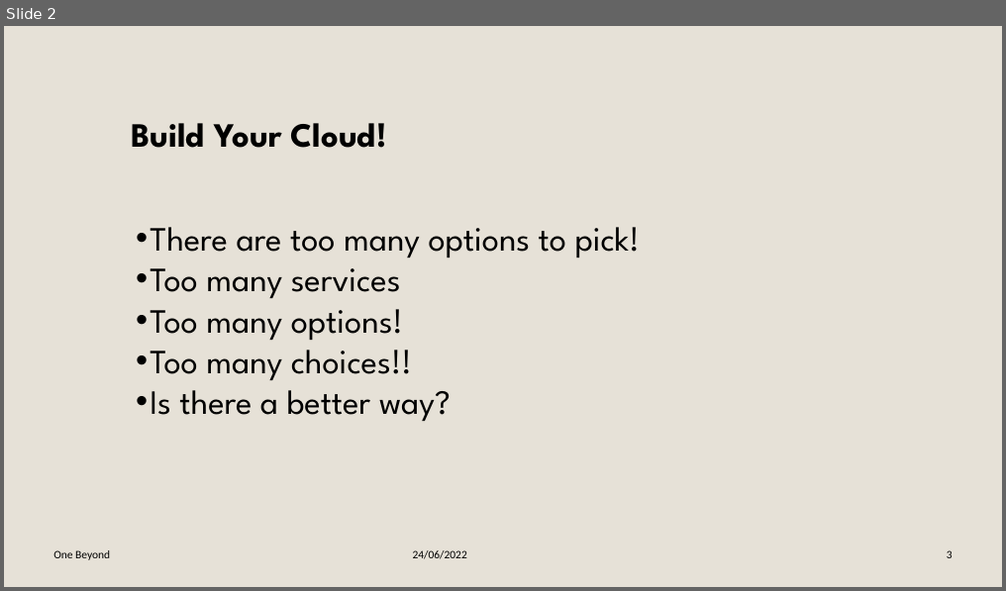
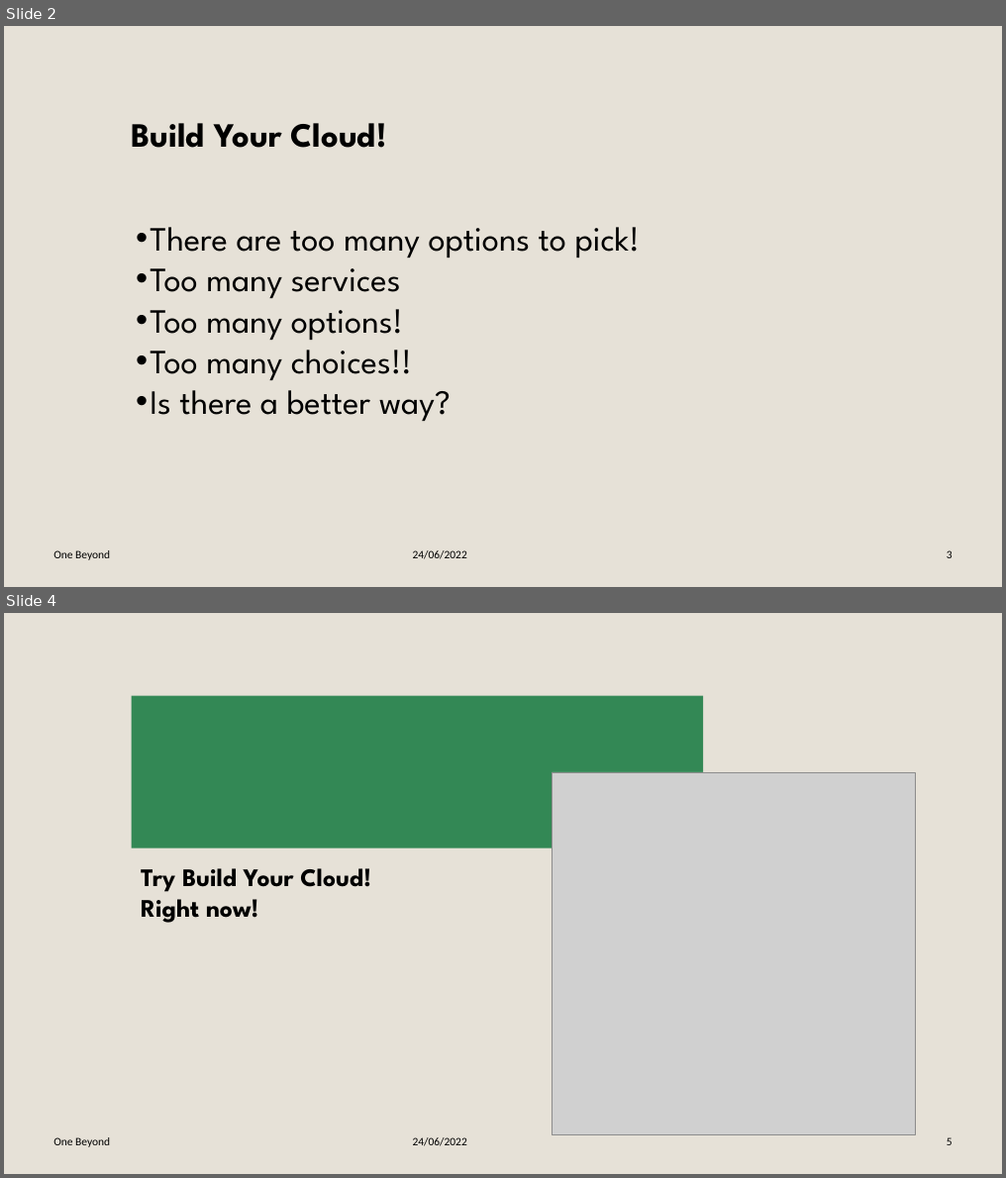
Before and after one commit to adankot/one-beyond-butterfly, a slide deck: TeamButterfly.pptx. Shown one above the other, each under a label of ours: slide 2 before the commit, slides 2 and 4 after it; the slides between them are not shown. The pictures are 1006x591 and 1006x1178 pixels, drawn with LibreOffice and Linux fonts; fonts in the diff are those of the drawing; grey boxes stand for pictures; background and template pictures are left out. Boxes give left, top, right and bottom in pixels: in the first picture for what was removed or moved away, otherwise in the second. Text is boxed around its words. In the diff, an @@ line names an element or a change of style, - is before the commit and + after.

Commit message:
Deck WIP

```diff
--- a/TeamButterfly.pptx
+++ b/TeamButterfly.pptx
@@ slide 4 added at [4, 613, 1002, 1174], background #E6E1D7 @@
@@ rectangle added at [131, 696, 703, 849], fill #338855 @@
@@ picture added at [551, 772, 915, 1136] @@
@@ text added at [141, 868, 371, 923], 40 pt, text #000000, bold @@
+Try Build Your Cloud! Right now!
@@ text added at [54, 1138, 110, 1148], 18 pt, text #000000 @@
+One Beyond
@@ text added at [413, 1138, 467, 1147], 18 pt, text #000000 @@
+24/06/2022
@@ page number added at [946, 1138, 952, 1146], 18 pt, text #000000 @@
+5
```
